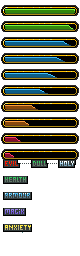
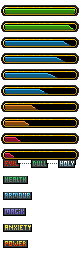
Revision of a layered 80×256 image; what changed, layer by layer:
painted on "Background" over (x1=3, y1=232, x2=28, y2=248)
